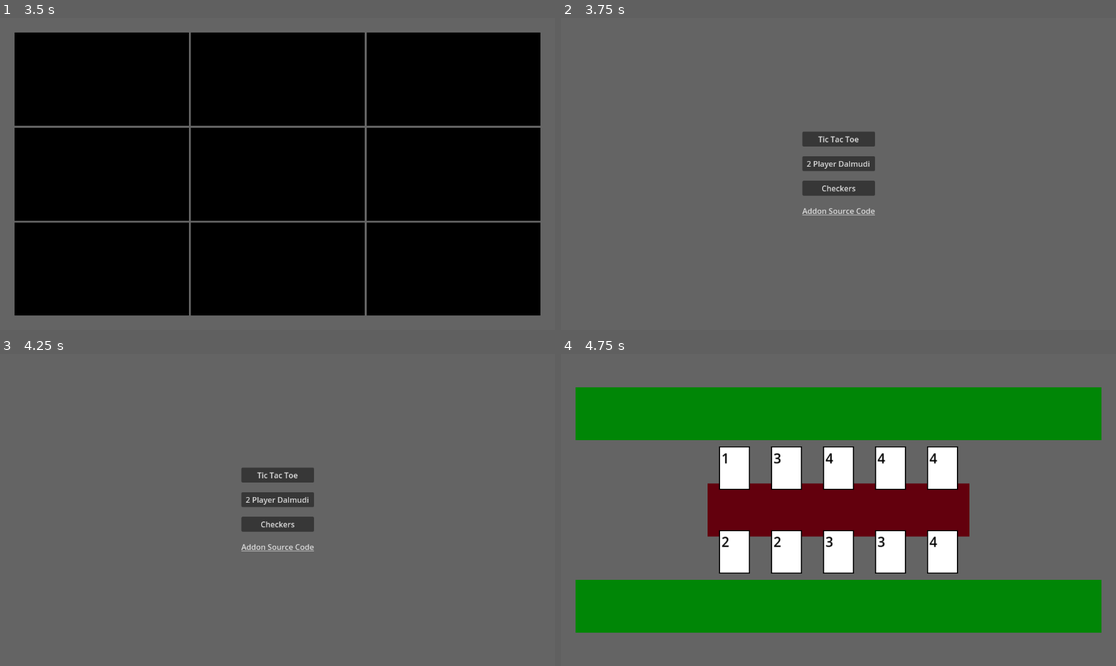
Above: before the commit, frames 1-4 (two rows, left to right).
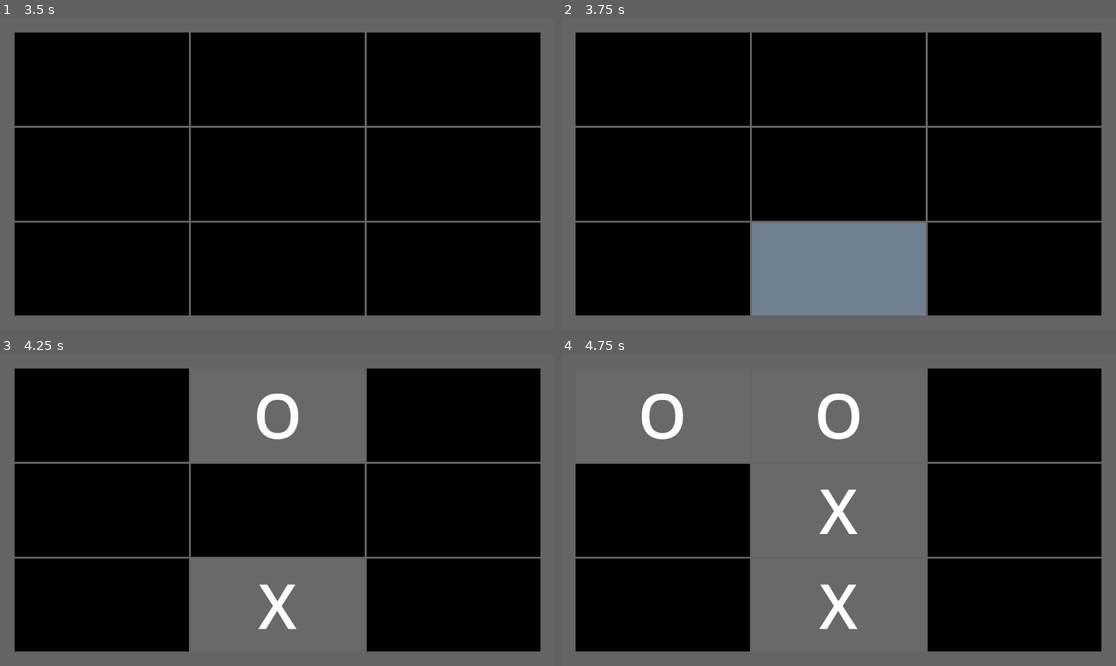
Above: after the commit, the same moments.

Repository: Habidakus/min-max-godot-addon
Game: Godot game, scene res://Scenes/main.tscn
Same seed, same stepped clock (60 frames per second), same inputs: the game is played once before the commit and once after it.
Inputs (mouse positions are in pixels of both pictures, inside the frame that each line leads up to):
- Up to frame 1 (3.5 s): tap Enter at 0.5, 1.25, 2 s; move the mouse to (399, 158) at 0.52 s; click (399, 158) at 0.67 s; move the mouse to (166, 189) at 1.27 s; click (166, 189) at 1.42 s; move the mouse to (333, 105) at 2.02 s; click (333, 105) at 2.17 s; click "Tic Tac Toe" at 2.75 s
- Up to frame 2 (3.75 s): tap Space at 3.5 s; move the mouse to (810, 236) at 3.52 s; click (810, 236) at 3.67 s
- Up to frame 3 (4.25 s): no input
- Up to frame 4 (4.75 s): click (838, 500) at 4.25 s, where only the run before the commit has a clickable "2 Player Dalmudi"

Frame 1 is identical in both runs. In frame 2, 84% of the frame differs, in the area x 2-98%, y 4-96%; in frame 3, 66%; in frame 4, 73%.

Commit message:
Cleaning up the Dalmudi game

Diff:
--- a/Scenes/main.tscn
+++ b/Scenes/main.tscn
@@ -387,6 +387,22 @@
 size_flags_vertical = 3
 color = Color(4.76494e-06, 0.526513, 0.0255639, 1)
 
+[node name="PassButton" type="Button" parent="StateMachine/State_Dalmudi/ColorRect"]
+custom_minimum_size = Vector2(200, 0)
+layout_mode = 1
+anchors_preset = 7
+anchor_left = 0.5
+anchor_top = 1.0
+anchor_right = 0.5
+anchor_bottom = 1.0
+offset_left = -89.0
+offset_top = -60.0
+offset_right = 90.0
+offset_bottom = -16.0
+grow_horizontal = 2
+grow_vertical = 0
+text = "No Valid Moves - PASS"
+
 [node name="Continue" type="Label" parent="StateMachine/State_Dalmudi"]
 layout_mode = 1
 anchors_preset = 7
@@ -404,3 +420,4 @@
 [connection signal="button_up" from="StateMachine/State_Menu/VBoxContainer/TicTacToe" to="StateMachine/State_Menu" method="_on_tic_tac_toe_button_up"]
 [connection signal="button_up" from="StateMachine/State_Menu/VBoxContainer/Dalmudi" to="StateMachine/State_Menu" method="_on_dalmudi_button_up"]
 [connection signal="button_up" from="StateMachine/State_Menu/VBoxContainer/Checkers" to="StateMachine/State_Menu" method="_on_checkers_button_up"]
+[connection signal="button_up" from="StateMachine/State_Dalmudi/ColorRect/PassButton" to="StateMachine/State_Dalmudi" method="_on_pass_turn_button_up"]
--- a/Scripts/GreatDalmudi/gd_gamestate.gd
+++ b/Scripts/GreatDalmudi/gd_gamestate.gd
@@ -71,6 +71,13 @@
 	ret_val.player_1_turn = !player_1_turn
 	return ret_val
 
+func must_pass(moves : Array[MMCAction]) -> bool:
+	if moves.is_empty():
+		return true
+	if moves.size() == 1:
+		return (moves[0] as GDAction).rank <= 0
+	return false
+
 func get_moves() -> Array[MMCAction]:
 	if player_1_hand.is_empty() or player_2_hand.is_empty():
 		return []
--- a/Scripts/StateMachineState_Dalmudi.gd
+++ b/Scripts/StateMachineState_Dalmudi.gd
@@ -3,6 +3,7 @@
 var hand_ai : ColorRect
 var hand_player : ColorRect
 var discard_area : ColorRect
+var pass_button : Button
 var continue_label : Label
 var cards : Array[Card]
 var ended : bool = false
@@ -28,6 +29,7 @@
 	hand_player = find_child("Hand_Player") as ColorRect
 	discard_area = find_child("Discard_Area") as ColorRect
 	continue_label = find_child("Continue") as Label
+	pass_button = find_child("PassButton") as Button
 	assert(continue_label)
 	continue_label.hide()
 	cards.clear()
@@ -99,15 +101,12 @@
 		if iter_card.matches_rank_and_player(move.rank, 1):
 			new_count += 1
 
-	for card : Card in cards:
-		if card.player == 0:
-			card.hide()
-			card.set_pending_pos(Vector2(-100, -100))
-			print("Hiding discard " + str(card))
-
+	hide_discards()
+
+	pending_ai_move = null
 	current_count = new_count
 	current_rank = move.rank
-	player_who_last_played = 2
+	player_who_last_played = 1
 
 	var index : int = 0
 	for iter_card : Card in cards:
@@ -125,11 +124,33 @@
 
 	var game_state : GDGameState = get_current_game_state()
 	game_state.player_1_turn = false
-	if game_state.get_moves().is_empty():
-		game_state.player_1_turn = true
-		pending_ai_move = calc.get_best_action(game_state)
-	else:
-		pending_ai_move = null
+	var moves : Array[MMCAction] = game_state.get_moves()
+	if moves.is_empty():
+		show_game_over()
+	elif game_state.must_pass(moves):
+		show_player_pass_button()
+		#game_state.player_1_turn = true
+		#pending_ai_move = calc.get_best_action(game_state)
+	#else:
+		#pending_ai_move = null
+
+func _input(event : InputEvent) -> void:
+	if ended:
+		if event is InputEventKey:
+			if event.is_released():
+				our_state_machine.switch_state("State_Menu")
+
+func show_game_over() -> void:
+	pass_button.hide()
+	continue_label.show()
+	ended = true
+
+func hide_discards() -> void:
+	for card : Card in cards:
+		if card.player == 0 && card.visible == true:
+			card.hide()
+			card.set_pending_pos(Vector2(-100, -100))
+			print("Hiding discard " + str(card))
 
 func gui_input(event: InputEvent, mouse_card : Card) -> void:
 	if ended or cards_moving:
@@ -162,11 +183,7 @@
 		if iter_card.matches_card(mouse_card):
 			new_count += 1
 
-	for card : Card in cards:
-		if card.player == 0:
-			card.hide()
-			card.set_pending_pos(Vector2(-100, -100))
-			print("Hiding discard " + str(card))
+	hide_discards()
 
 	current_count = new_count
 	current_rank = mouse_card.rank
@@ -188,11 +205,11 @@
 
 	game_state = get_current_game_state()
 	game_state.player_1_turn = true
-	if !game_state.get_moves().is_empty():
-		var debug : MMCDebug = MMCDebug.new()
-		pending_ai_move = calc.get_best_action(game_state, 4, debug)
-		debug.dump(game_state)
-		pass
+	var moves : Array[MMCAction] = game_state.get_moves()
+	if moves.is_empty():
+		show_game_over()
+	else:
+		pending_ai_move = calc.get_best_action(game_state)
 
 func _process(_delta: float) -> void:
 	cards_moving = false
@@ -231,7 +248,10 @@
 
 func enter_state() -> void:
 	super.enter_state()
+	pass_button.hide()
+	continue_label.hide()
 	ended = false
+	player_who_last_played = 0
 	pending_ai_move = null
 	var rnd : RandomNumberGenerator = RandomNumberGenerator.new()
 	if initial_seed == -1:
@@ -250,3 +270,15 @@
 		card.global_position = size / 2
 		card.show()
 	cards.sort_custom(func(a, b) : return a.rank < b.rank)
+
+func show_player_pass_button() -> void:
+	pass_button.show()
+
+func _on_pass_turn_button_up() -> void:
+	var game_state : GDGameState = get_current_game_state()
+	game_state.player_1_turn = true
+	var moves : Array[MMCAction] = game_state.get_moves()
+	if moves.is_empty():
+		show_game_over()
+	else:
+		pending_ai_move = calc.get_best_action(game_state)
--- a/Scripts/StateMachineState_TicTacToe.gd
+++ b/Scripts/StateMachineState_TicTacToe.gd
@@ -69,9 +69,10 @@
 		continue_label.show()
 
 func _input(event : InputEvent) -> void:
-	if event is InputEventKey:
-		if event.is_released():
-			our_state_machine.switch_state("State_Menu")
+	if ended:
+		if event is InputEventKey:
+			if event.is_released():
+				our_state_machine.switch_state("State_Menu")
 
 func gui_input(event: InputEvent, color_rect : ColorRect) -> void:
 	if ended:
